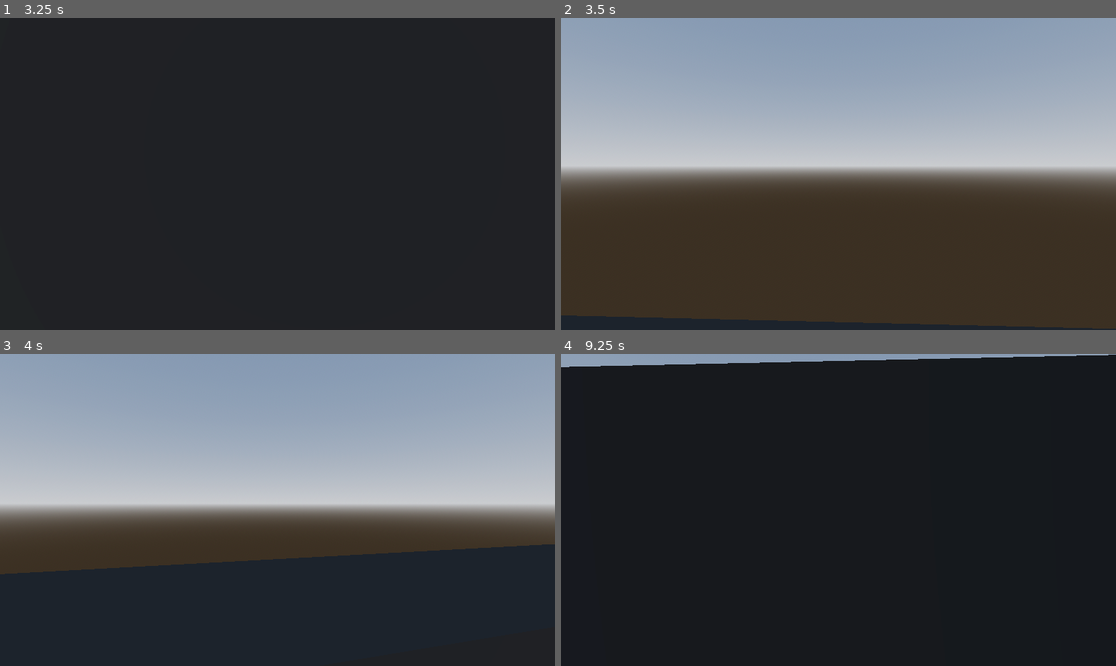
Above: before the commit, frames 1-4 (two rows, left to right).
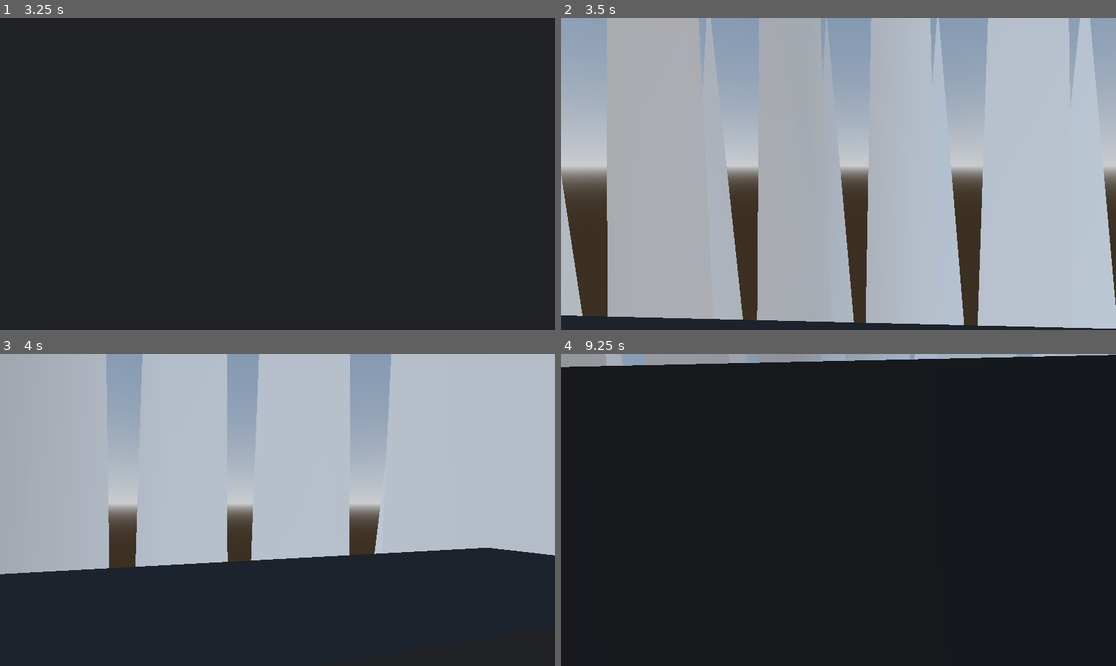
Above: after the commit, the same moments.

Repository: fantasticyeyplustiger/fantastic-boss-fight
Game: Godot game, scene res://Level/Level.tscn
Same seed, same stepped clock (60 frames per second), same inputs: the game is played once before the commit and once after it.
Inputs (mouse positions are in pixels of both pictures, inside the frame that each line leads up to):
- Up to frame 1 (3.25 s): tap Enter at 0.5 s; move the mouse to (305, 174) at 0.52 s; hold Shift (dash) 0.53-1.28 s; hold W (up) from 0.53 s (still down); tap Space (jump) at 0.77, 1.52, 2.75, 3.02 s; move the mouse to (249, 174) at 1.27 s; tap Shift (dash) at 1.35, 2.85 s; move the mouse to (288, 167) at 2.02 s; hold Shift (dash) 2.03-2.78 s; move the mouse to (271, 180) at 2.77 s
- Up to frame 2 (3.5 s): keep holding W (up)
- Up to frame 3 (4 s): keep holding W (up); move the mouse to (316, 513) at 3.52 s; hold Shift (dash) from 3.53 s (still down); tap Space (jump) at 3.77 s
- Up to frame 4 (9.25 s): move the mouse to (794, 506) at 4.27 s; release Shift (dash) at 4.28 s; tap Shift (dash) every 1.5 s from 4.35 to 8.85 s; tap Space (jump) at 4.52, 5.75, 6.02, 6.77, 7.52, 8.75, 9.02 s; tap Enter at 5, 8 s; move the mouse to (844, 510) at 5.02 s; hold Shift (dash) 5.03-5.78 s; move the mouse to (816, 503) at 5.77 s; release W (up) at 5.78 s; hold D (right) 5.78-6.53 s; move the mouse to (866, 510) at 6.52 s; hold Shift (dash) 6.53-7.28 s; hold W (up) 6.53-8.78 s; move the mouse to (810, 510) at 7.27 s; move the mouse to (849, 503) at 8.02 s; hold Shift (dash) 8.03-8.78 s; move the mouse to (832, 516) at 8.77 s; hold A (left) from 8.78 s (still down)

Frame 1 is identical in both runs. In frame 2, 52% of the frame differs, in the area x 0-100%, y 0-100%; in frame 3, 32%; in frame 4, 0.9%.

Commit message:
shockwave implemented

Diff:
--- a/fantastic-boss-fight/Boss/Boss.gd
+++ b/fantastic-boss-fight/Boss/Boss.gd
@@ -136,6 +136,7 @@
 
 	walk_cooldown.start(0.5)
 	attack_cd_timer.start(0.75)
+	SpawnObject.ground_shockwave(target_position)
 
 func walk_towards_player() -> void:
 	var vector2_pos = Vector3(global_position.x, 0.0, global_position.z)
--- /dev/null
+++ b/fantastic-boss-fight/Level/GlobalSpawner.tscn
@@ -0,0 +1,9 @@
+[gd_scene load_steps=3 format=3 uid="uid://b6gda610u3aa0"]
+
+[ext_resource type="Script" uid="uid://dtdkpvtmmg04e" path="res://Level/SpawnObject.gd" id="1_7rg07"]
+[ext_resource type="PackedScene" uid="uid://deyfmbyhdj6lj" path="res://Level/SpawnedObjects/GroundShockwave.tscn" id="2_7rg07"]
+
+[node name="GlobalSpawner" type="Node3D"]
+script = ExtResource("1_7rg07")
+
+[node name="Shockwave" parent="." instance=ExtResource("2_7rg07")]
--- /dev/null
+++ b/fantastic-boss-fight/Level/SpawnObject.gd
@@ -0,0 +1,9 @@
+extends Node3D
+
+@onready var ground_shockwave_mesh = preload("res://Level/SpawnedObjects/GroundShockwave.tscn")
+
+func ground_shockwave(target_position : Vector3) -> void:
+	var new_shockwave : MeshInstance3D = ground_shockwave_mesh.instantiate()
+	new_shockwave.position = Vector3(target_position.x, 0.0, target_position.z)
+	new_shockwave.visible = true
+	add_child(new_shockwave)
--- /dev/null
+++ b/fantastic-boss-fight/Level/SpawnedObjects/GroundShockwave.tscn
@@ -0,0 +1,120 @@
+[gd_scene load_steps=10 format=3 uid="uid://deyfmbyhdj6lj"]
+
+[ext_resource type="ArrayMesh" uid="uid://b412a23gunaxw" path="res://Level/Shockwave.obj" id="1_jeblo"]
+[ext_resource type="Script" uid="uid://dt4fgiwlsna0x" path="res://Level/SpawnedObjects/Shockwave.gd" id="2_n68n2"]
+
+[sub_resource type="StandardMaterial3D" id="StandardMaterial3D_7rg07"]
+
+[sub_resource type="StandardMaterial3D" id="StandardMaterial3D_wfnlv"]
+cull_mode = 2
+
+[sub_resource type="StandardMaterial3D" id="StandardMaterial3D_vsp7x"]
+cull_mode = 2
+
+[sub_resource type="StandardMaterial3D" id="StandardMaterial3D_qukvd"]
+cull_mode = 2
+
+[sub_resource type="Animation" id="Animation_n68n2"]
+resource_name = "shockwave"
+tracks/0/type = "value"
+tracks/0/imported = false
+tracks/0/enabled = true
+tracks/0/path = NodePath(".:rotation")
+tracks/0/interp = 1
+tracks/0/loop_wrap = true
+tracks/0/keys = {
+"times": PackedFloat32Array(0, 1),
+"transitions": PackedFloat32Array(0.392292, 1),
+"update": 0,
+"values": [Vector3(0, 0, 0), Vector3(0, 1.5708, 0)]
+}
+tracks/1/type = "value"
+tracks/1/imported = false
+tracks/1/enabled = true
+tracks/1/path = NodePath(".:transparency")
+tracks/1/interp = 1
+tracks/1/loop_wrap = true
+tracks/1/keys = {
+"times": PackedFloat32Array(0, 1),
+"transitions": PackedFloat32Array(2.82843, 1),
+"update": 0,
+"values": [0.0, 1.0]
+}
+tracks/2/type = "value"
+tracks/2/imported = false
+tracks/2/enabled = true
+tracks/2/path = NodePath(".:scale")
+tracks/2/interp = 1
+tracks/2/loop_wrap = true
+tracks/2/keys = {
+"times": PackedFloat32Array(0, 1),
+"transitions": PackedFloat32Array(0.392292, 1),
+"update": 0,
+"values": [Vector3(3.5, 3.5, 3.5), Vector3(6, 9, 6)]
+}
+
+[sub_resource type="Animation" id="Animation_y0uqt"]
+length = 0.001
+tracks/0/type = "value"
+tracks/0/imported = false
+tracks/0/enabled = true
+tracks/0/path = NodePath(".:rotation")
+tracks/0/interp = 1
+tracks/0/loop_wrap = true
+tracks/0/keys = {
+"times": PackedFloat32Array(0),
+"transitions": PackedFloat32Array(1),
+"update": 0,
+"values": [Vector3(0, 0, 0)]
+}
+tracks/1/type = "value"
+tracks/1/imported = false
+tracks/1/enabled = true
+tracks/1/path = NodePath(".:transparency")
+tracks/1/interp = 1
+tracks/1/loop_wrap = true
+tracks/1/keys = {
+"times": PackedFloat32Array(0),
+"transitions": PackedFloat32Array(1),
+"update": 0,
+"values": [0.0]
+}
+tracks/2/type = "value"
+tracks/2/imported = false
+tracks/2/enabled = true
+tracks/2/path = NodePath(".:scale")
+tracks/2/interp = 1
+tracks/2/loop_wrap = true
+tracks/2/keys = {
+"times": PackedFloat32Array(0),
+"transitions": PackedFloat32Array(1),
+"update": 0,
+"values": [Vector3(5, 5, 5)]
+}
+
+[sub_resource type="AnimationLibrary" id="AnimationLibrary_vqysv"]
+_data = {
+&"RESET": SubResource("Animation_y0uqt"),
+&"shockwave": SubResource("Animation_n68n2")
+}
+
+[node name="Shockwave" type="MeshInstance3D"]
+transform = Transform3D(5, 0, 0, 0, 5, 0, 0, 0, 5, 0, 0, 0)
+visible = false
+mesh = ExtResource("1_jeblo")
+surface_material_override/0 = SubResource("StandardMaterial3D_7rg07")
+surface_material_override/1 = SubResource("StandardMaterial3D_wfnlv")
+surface_material_override/2 = SubResource("StandardMaterial3D_vsp7x")
+surface_material_override/3 = SubResource("StandardMaterial3D_qukvd")
+script = ExtResource("2_n68n2")
+
+[node name="DestroySelf" type="Timer" parent="."]
+one_shot = true
+autostart = true
+
+[node name="Animation" type="AnimationPlayer" parent="."]
+libraries = {
+&"": SubResource("AnimationLibrary_vqysv")
+}
+
+[connection signal="timeout" from="DestroySelf" to="." method="destroy_self"]
--- /dev/null
+++ b/fantastic-boss-fight/Level/SpawnedObjects/Shockwave.gd
@@ -0,0 +1,7 @@
+extends MeshInstance3D
+
+func _ready() -> void:
+	$Animation.play("shockwave")
+
+func destroy_self() -> void:
+	queue_free()
--- a/fantastic-boss-fight/project.godot
+++ b/fantastic-boss-fight/project.godot
@@ -18,6 +18,8 @@
 [autoload]
 
 Global="*res://Global.gd"
+GlobalSpawner="*res://Level/GlobalSpawner.tscn"
+SpawnObject="*res://Level/SpawnObject.gd"
 
 [input]
 
Not shown, added: fantastic-boss-fight/Level/Shockwave.mtl
Not shown, added: fantastic-boss-fight/Level/Shockwave.obj
Not shown, added: fantastic-boss-fight/Level/Shockwave.obj.import
Not shown, added: fantastic-boss-fight/Level/SpawnObject.gd.uid
Not shown, added: fantastic-boss-fight/Level/SpawnedObjects/Shockwave.gd.uid
